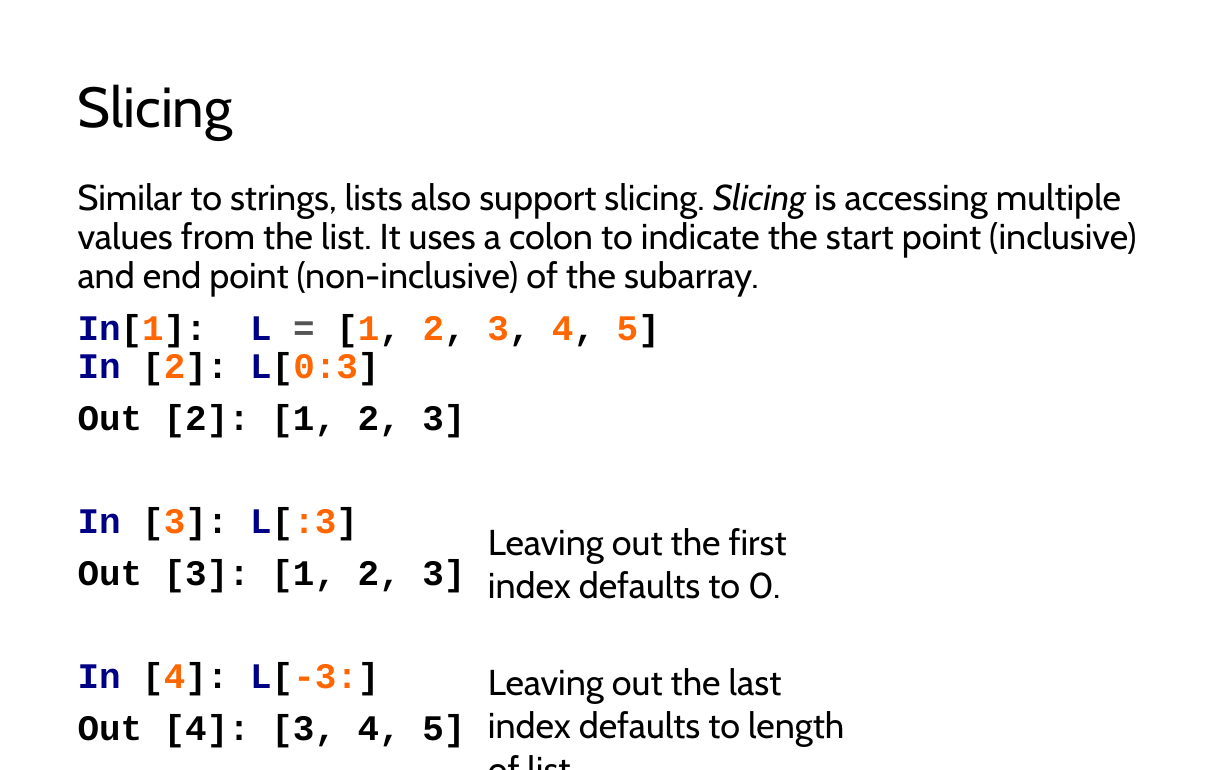
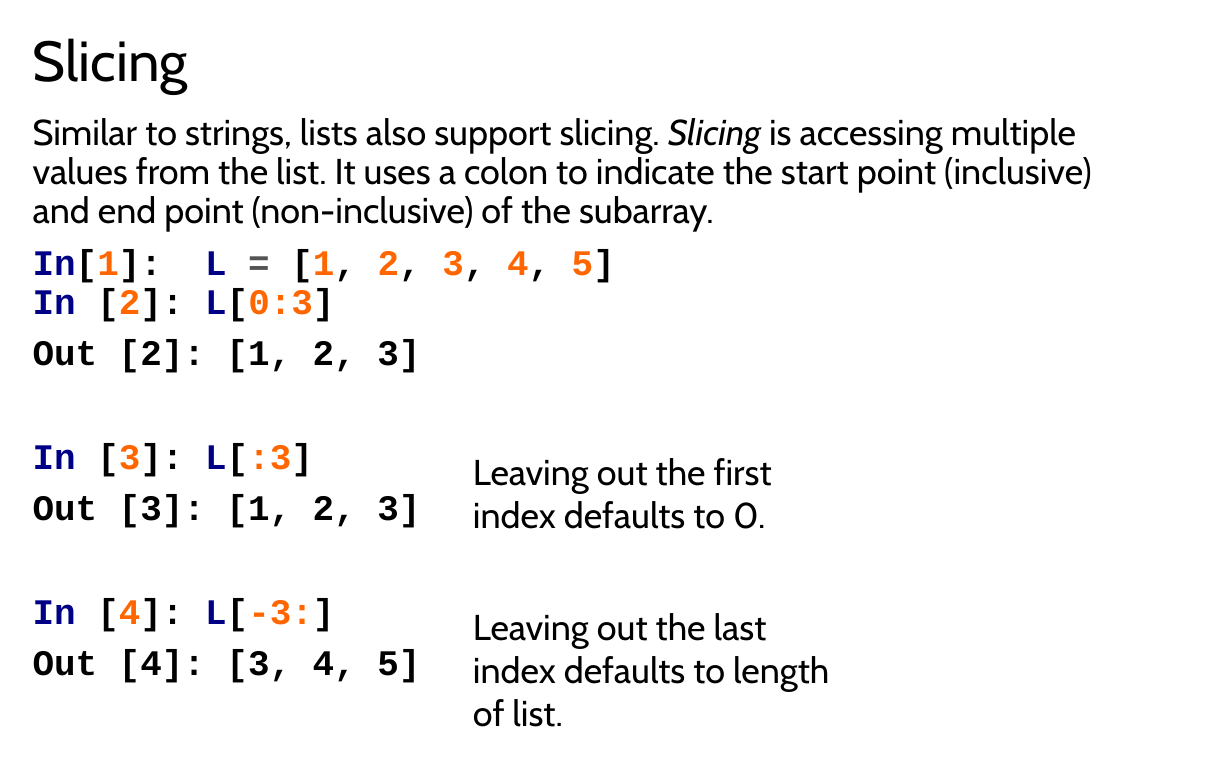
Before and after one commit to LongBaoNguyen/longbaonguyen.github.io, a slide deck: slide 9 of courses/apcsp/lect8.pptx (slide 8 before the commit). Drawn at 1232x770 pixels with LibreOffice and Linux fonts; fonts in the diff are those of the drawing. Boxes give left, top, right and bottom in pixels: in the first picture for what was removed or moved away, otherwise in the second. Text is boxed around its words. In the diff, an @@ line names an element or a change of style, - is before the commit and + after.

```diff
--- a/courses/apcsp/lect8.pptx
+++ b/courses/apcsp/lect8.pptx
@@ title "Slicing": place and size @@
-title "Slicing" at <box>78,84,233,140</box>
+title "Slicing" at <box>33,38,188,94</box>
@@ text "Similar to strings, lists also ...": place and size @@
-text "Similar to strings, lists also ..." at <box>78,183,1136,748</box>
+text "Similar to strings, lists also ..." at <box>33,118,1091,683</box>
@@ text "Leaving out the first index ...": place and size @@
-text "Leaving out the first index ..." at <box>488,528,787,599</box>
+text "Leaving out the first index ..." at <box>473,458,772,529</box>
@@ text "Leaving out the last index ..." rewrapped from <box>488,668,844,747</box> to <box>473,613,829,727</box> @@
```
Also in this commit, not shown: 28 other slides changed, 1 slide added, 5 other files.
